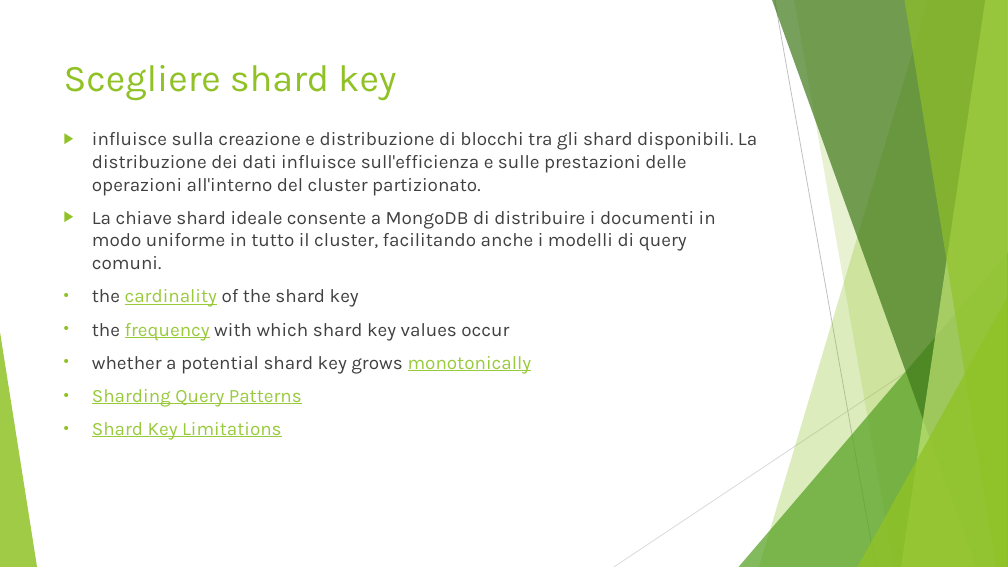
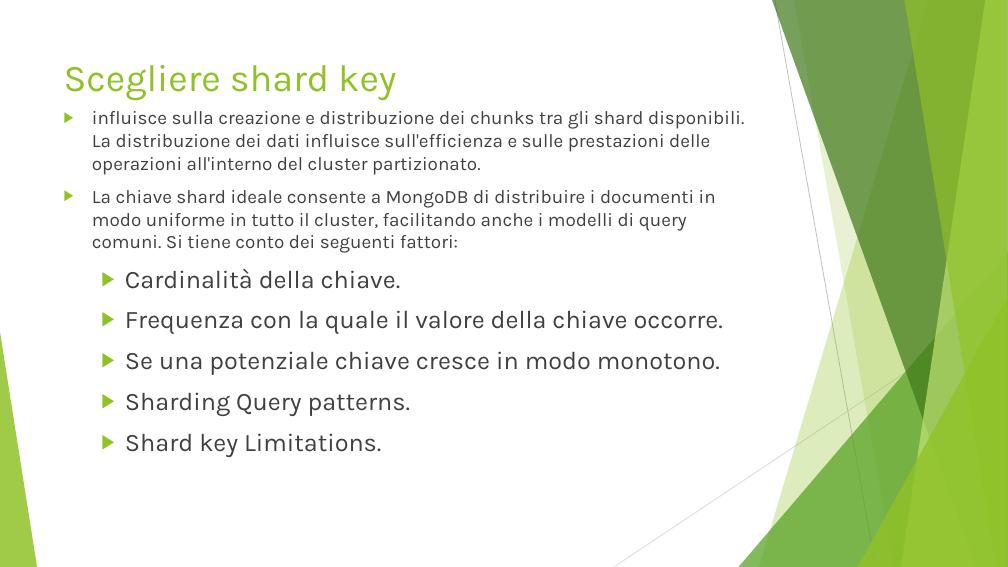
Before and after one commit to Buzzolan/VeronaCardMongoDB, a slide deck: slide 28 of Presentazione_progetto.pptx. Drawn at 1008x567 pixels with LibreOffice and Linux fonts; fonts in the diff are those of the drawing. Boxes give left, top, right and bottom in pixels: in the first picture for what was removed or moved away, otherwise in the second. Text is boxed around its words. In the diff, an @@ line names an element or a change of style, - is before the commit and + after.

Commit message:
shard key

```diff
--- a/Presentazione_progetto.pptx
+++ b/Presentazione_progetto.pptx
@@ text at (x1=92, y1=111, x2=744, y2=457): text changed @@
-▶ influisce sulla creazione e distribuzione di blocchi tra gli shard disponibili. La distribuzione dei dati influisce sull'efficienza e sulle prestazioni delle operazioni all'interno del cluster partizionato.
-▶ La chiave shard ideale consente a MongoDB di distribuire i documenti in modo uniforme in tutto il cluster, facilitando anche i modelli di query comuni.
-• the cardinality of the shard key
-• the frequency with which shard key values occur
-• whether a potential shard key grows monotonically
-• Sharding Query Patterns
-• Shard Key Limitations
+▶ influisce sulla creazione e distribuzione dei chunks tra gli shard disponibili. La distribuzione dei dati influisce sull'efficienza e sulle prestazioni delle operazioni all'interno del cluster partizionato.
+▶ La chiave shard ideale consente a MongoDB di distribuire i documenti in modo uniforme in tutto il cluster, facilitando anche i modelli di query comuni. Si tiene conto dei seguenti fattori:
+  ▶ Cardinalità della chiave.
+  ▶ Frequenza con la quale il valore della chiave occorre.
+  ▶ Se una potenziale chiave cresce in modo monotono.
+  ▶ Sharding Query patterns.
+  ▶ Shard key Limitations.
```
Also in this commit, not shown: 1 other slide changed.
